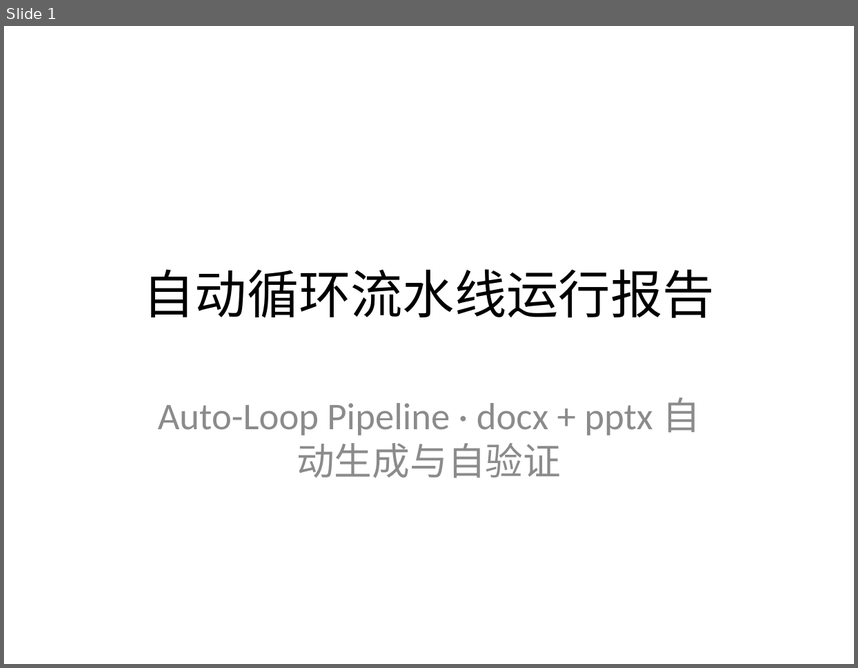
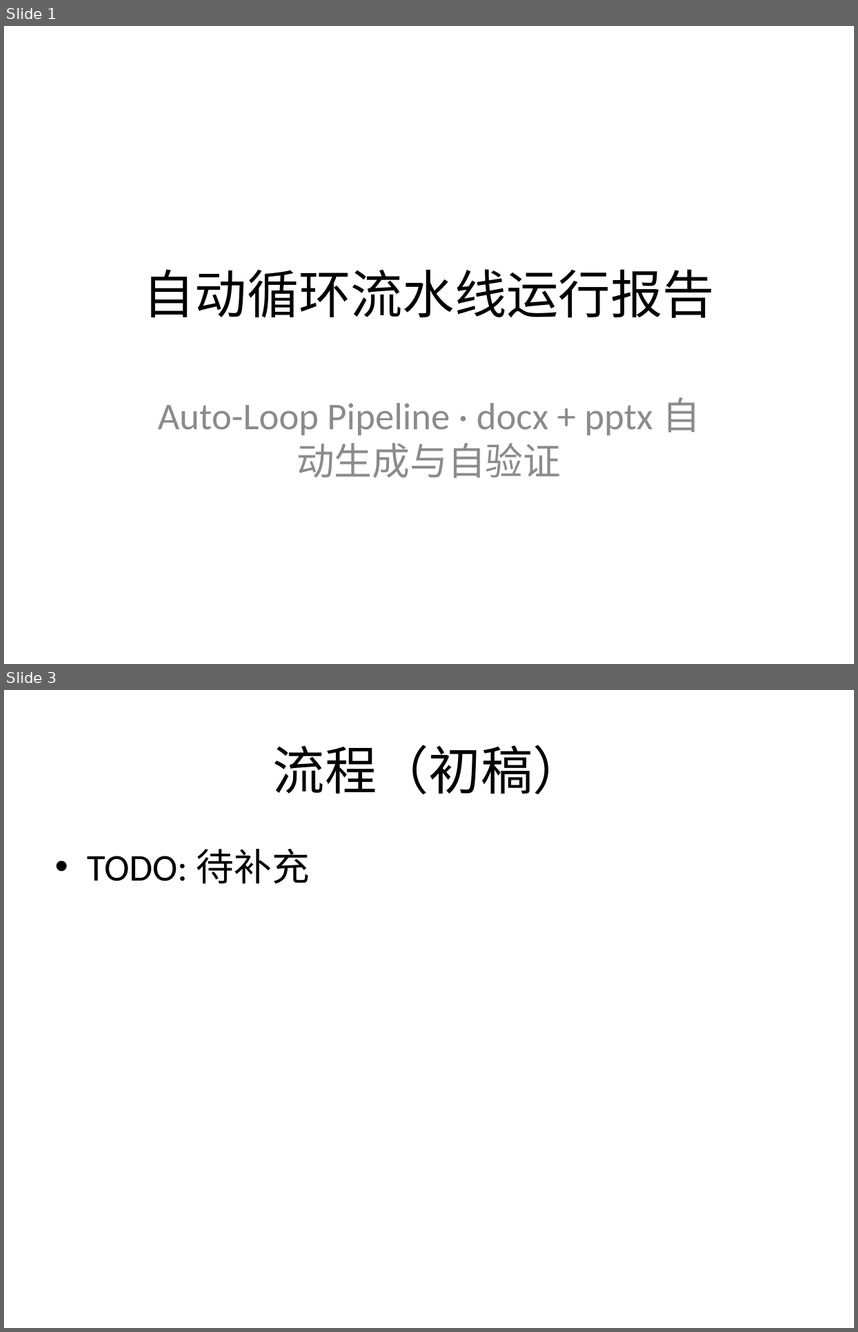
Before and after one commit to mqgg5630-cyber/test-auto-arena, a slide deck: output/slides/deck.pptx. Shown one above the other, each under a label of ours: slide 1 before the commit, slides 1 and 3 after it; the slides between them are not shown. The pictures are 858x668 and 858x1332 pixels, drawn with LibreOffice and Linux fonts; fonts in the diff are those of the drawing. Boxes give left, top, right and bottom in pixels: in the first picture for what was removed or moved away, otherwise in the second. Text is boxed around its words. In the diff, an @@ line names an element or a change of style, - is before the commit and + after.

```diff
--- a/output/slides/deck.pptx
+++ b/output/slides/deck.pptx
@@ slide 3 added at box(4, 690, 854, 1328), background #FFFFFF @@
@@ title added at box(273, 745, 585, 794), 44 pt, text #000000 @@
+流程（初稿）
@@ text added at box(87, 849, 310, 884), 32 pt, text #000000 @@
+• TODO: 待补充
```
Also in this commit, not shown: 1 slide changed, 5 slides removed, 7 other files.
